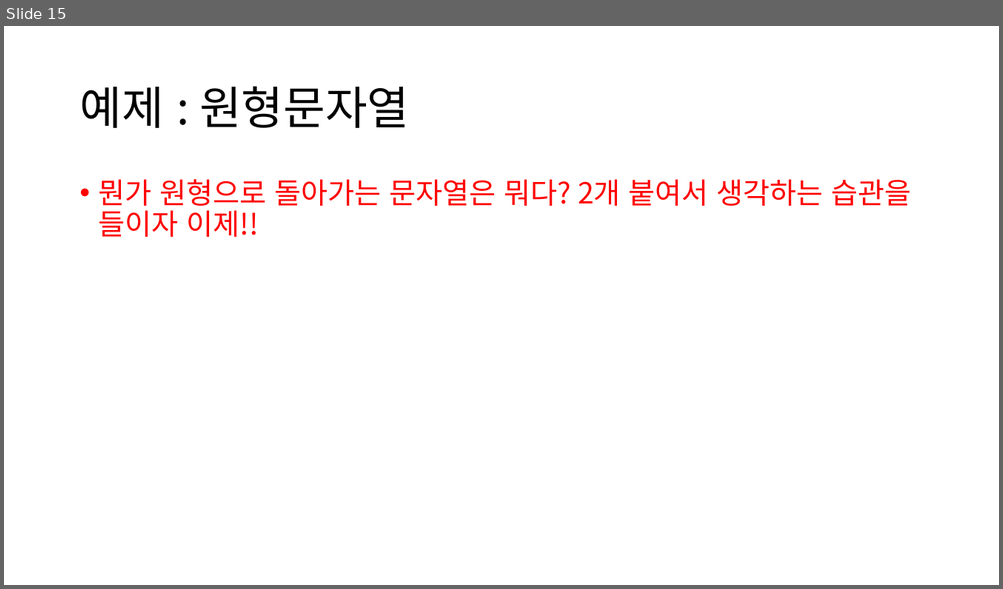
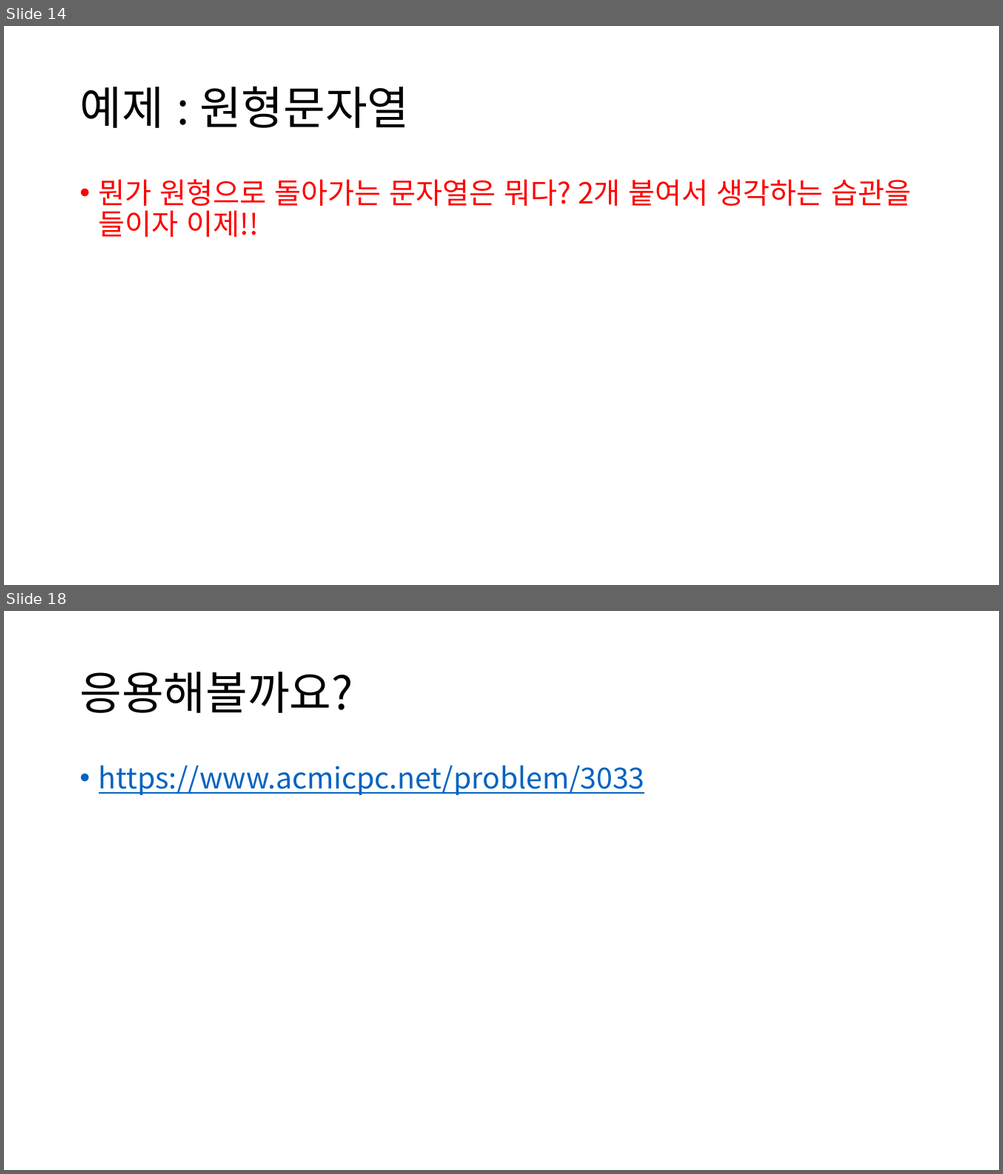
Before and after one commit to ALGOSOPT/algosopt, a slide deck: Chapter20/접미사배열ppt.pptx. Shown one above the other, each under a label of ours: slide 15 before the commit, slides 14 and 18 after it; the slides between them are not shown. The pictures are 1003x589 and 1003x1174 pixels, drawn with LibreOffice and Linux fonts; fonts in the diff are those of the drawing. Boxes give left, top, right and bottom in pixels: in the first picture for what was removed or moved away, otherwise in the second. Text is boxed around its words. In the diff, an @@ line names an element or a change of style, - is before the commit and + after.

```diff
--- a/Chapter20/접미사배열ppt.pptx
+++ b/Chapter20/접미사배열ppt.pptx
@@ slide 18 added at <box>4,611,999,1170</box>, background #FFFFFF @@
@@ title added at <box>79,672,353,713</box>, 44 pt, text #000000 @@
+응용해볼까요?
@@ text added at <box>99,765,645,795</box>, 28 pt, text #0563C1, underline @@
+• https://www.acmicpc.net/problem/3033
@@ what was slide 15 is now slide 14 @@
```
Also in this commit, not shown: 5 slides changed, 8 other slides added, 3 slides removed, 4 other files.
